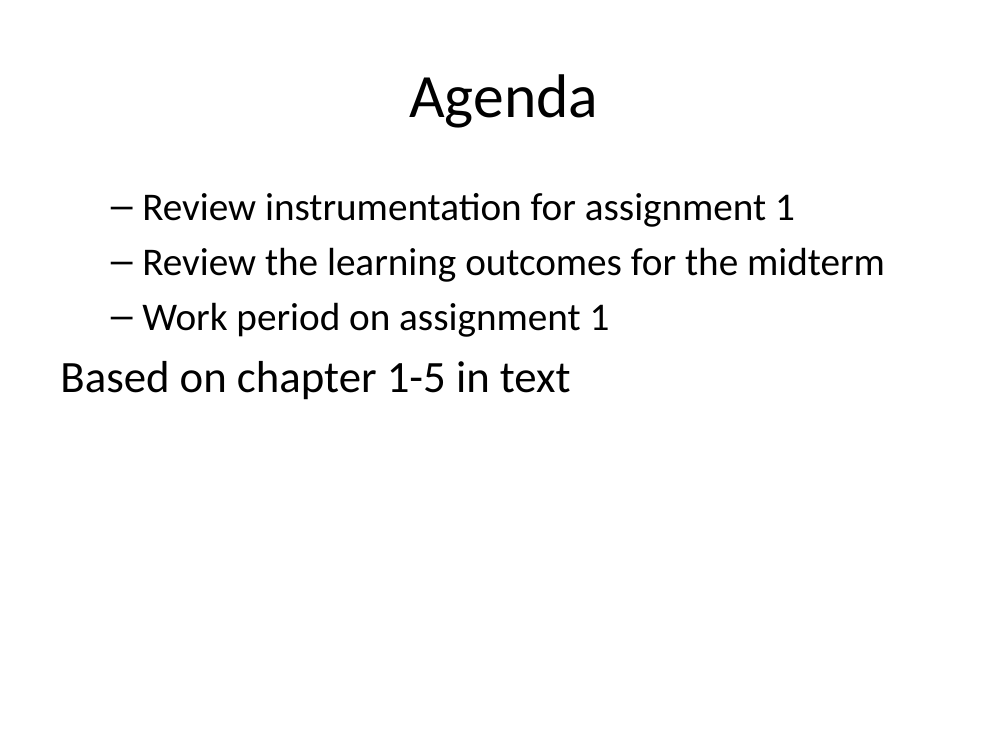
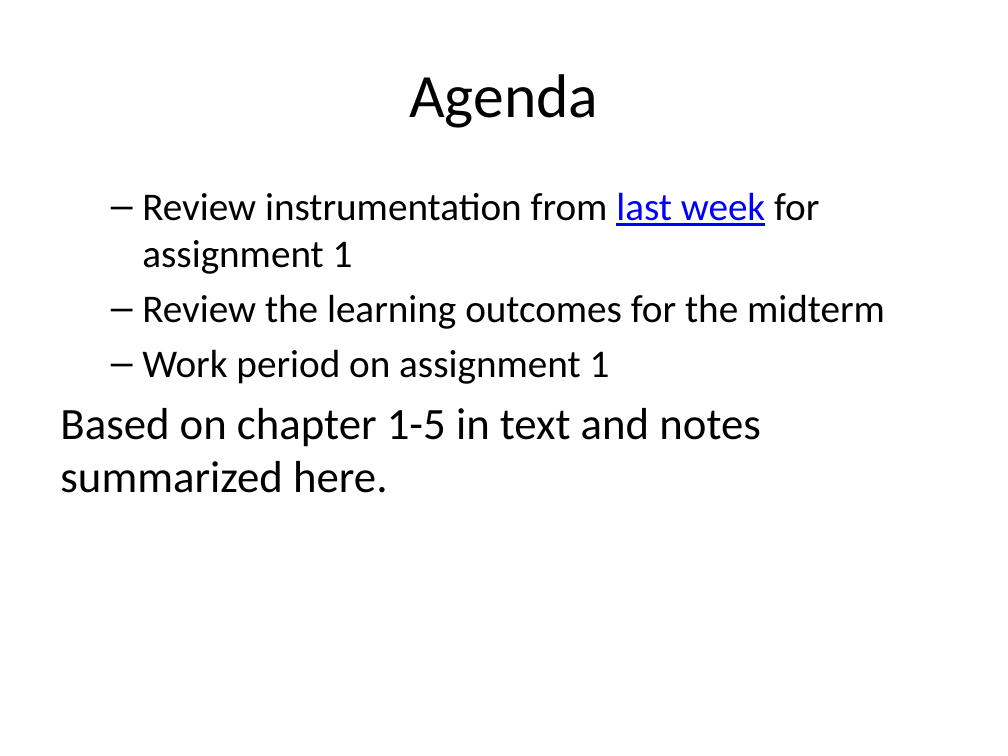
Before and after one commit to rhildred/INFO8985, a slide deck: slide 2 of monolith_analysis/slides.pptx. Drawn at 1008x756 pixels with LibreOffice and Linux fonts; fonts in the diff are those of the drawing. Boxes give left, top, right and bottom in pixels: in the first picture for what was removed or moved away, otherwise in the second. Text is boxed around its words. In the diff, an @@ line names an element or a change of style, - is before the commit and + after.

```diff
--- a/monolith_analysis/slides.pptx
+++ b/monolith_analysis/slides.pptx
@@ text at [142,192,819,274]: text changed @@
-  – Review instrumentation for assignment 1
+  – Review instrumentation from last week for assignment 1
@@ text at [60,408,760,493]: text changed @@
-Based on chapter 1-5 in text
+Based on chapter 1-5 in text and notes summarized here.
```
Also in this commit, not shown: 2 other slides changed, 5 slides added, 1 slide removed, 16 other files.
